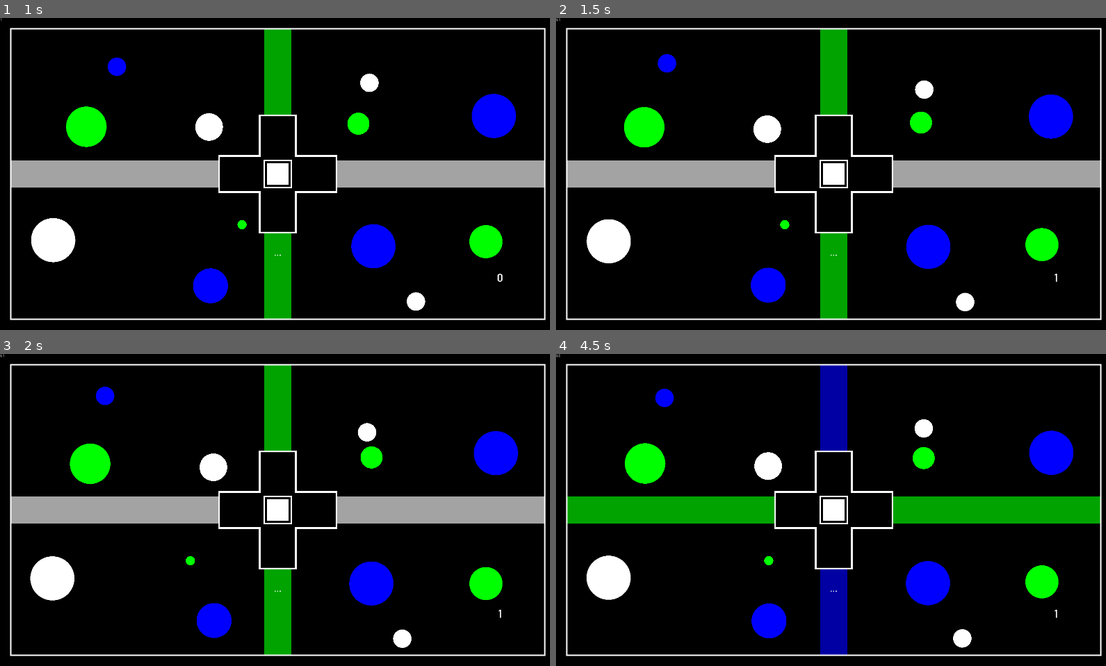
Above: before the commit, frames 1-4 (two rows, left to right).
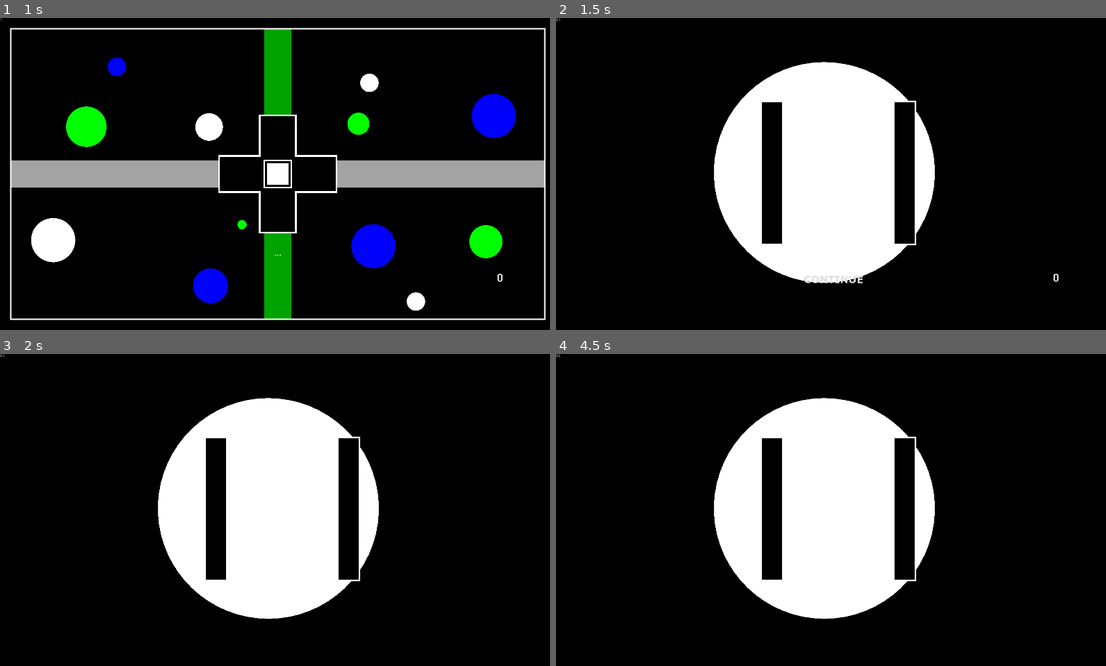
Above: after the commit, the same moments.

Repository: Dark-Gran/Spirit-Circles
Game: Godot game, scene res://src/Main.tscn
The game is run twice, just before and just after one commit, with the same random seed, the same clock (stepped at 60 frames per second) and the same inputs.
Inputs (mouse positions are in pixels of both pictures, inside the frame that each line leads up to):
- Up to frame 1 (1 s): click (280, 174) at 0.5 s
- Up to frame 2 (1.5 s): move the mouse to (957, 158) at 1.27 s; hold Right (ui_right) from 1.28 s (still down)
- Up to frame 3 (2 s): keep holding Right (ui_right); tap Space (ui_accept) at 1.52 s
- Up to frame 4 (4.5 s): move the mouse to (721, 525) at 2.02 s; release Right (ui_right) at 2.03 s; hold Left (ui_left) 2.03-2.78 s; tap Space (ui_accept) at 2.27 s; move the mouse to (891, 441) at 2.77 s; hold Right (ui_right) 2.78-3.5 s; click (836, 616) at 3.5 s, where only the run after the commit has a clickable "CONTINUE"; move the mouse to (803, 572) at 4.27 s; hold Right (ui_right) from 4.28 s (still down)

Frame 1 is identical in both runs. In frame 2, 32% of the frame differs, in the area x 1-100%, y 3-97%; in frame 3, 32%; in frame 4, 32%.

Commit message:
fixed imperfections in collision handling + edge-checks

Diff:
--- a/src/world/Circle.gd
+++ b/src/world/Circle.gd
@@ -59,6 +59,8 @@
 var grow_buffer = 0
 var unbreakable = false
 var ignored_while_overlapping = Array()
+
+var stuck_timer = 0
 
 func _init():
 	ray_point_a = position
@@ -163,12 +165,18 @@
 		var collision = move_and_collide(movement, true, true, true)
 		if collision:
 			collide(collision)
-			move_and_collide(collision.travel)
-			movement = collision.remainder
+			if get_collision_exceptions().has(collision.collider):
+				move_and_collide(movement)
+				break
+			else:
+				move_and_collide(collision.travel)
+				movement = collision.remainder.rotated(collision.travel.angle()-deg2rad(angle))
 		else:
 			move_and_collide(movement)
-			movement = Vector2.ZERO
+			break
 		i += 1
+	# Stuck in wall -> Split
+	pass
 
 # COLLISIONS
 
--- a/src/world/World.gd
+++ b/src/world/World.gd
@@ -58,6 +58,7 @@
 		reset_LevelName()
 		won = false
 		level_time = 0
+		screen_checker = SCREEN_CHECK
 		$GUI/Stopwatch.visible = $Level.Stopwatch_enabled
 
 func unload_level():
--- /dev/null
+++ b/src/world/levels/Level_011.tscn
@@ -0,0 +1,23 @@
+[gd_scene load_steps=4 format=2]
+
+[ext_resource path="res://src/world/Circle.tscn" type="PackedScene" id=1]
+[ext_resource path="res://src/world/levels/Level.gd" type="Script" id=2]
+[ext_resource path="res://src/world/obstacles/Wall_0.tscn" type="PackedScene" id=3]
+
+[node name="Level" type="Node2D"]
+show_behind_parent = true
+script = ExtResource( 2 )
+
+[node name="Circles" type="Node2D" parent="."]
+
+[node name="Circle5" parent="Circles" instance=ExtResource( 1 )]
+position = Vector2( 977.383, 534.651 )
+size = 120.0
+
+[node name="Statics" type="Node2D" parent="."]
+
+[node name="Wall" parent="Statics" instance=ExtResource( 3 )]
+position = Vector2( 746.638, 536.435 )
+
+[node name="Wall2" parent="Statics" instance=ExtResource( 3 )]
+position = Vector2( 1204.76, 536.435 )
--- a/src/world/obstacles/Beam.gd
+++ b/src/world/obstacles/Beam.gd
@@ -31,7 +31,7 @@
 	if switch_queued:
 		switch_queued = false
 		refresh()
-	for c in circles_inside:
+	for c in circles_inside: # todo check on-deleted
 		if c.color_type != color_type:
 			c.remove_collision_exception_with(self)
 			var collision = c.move_and_collide(Vector2.ZERO, true, true, true)
